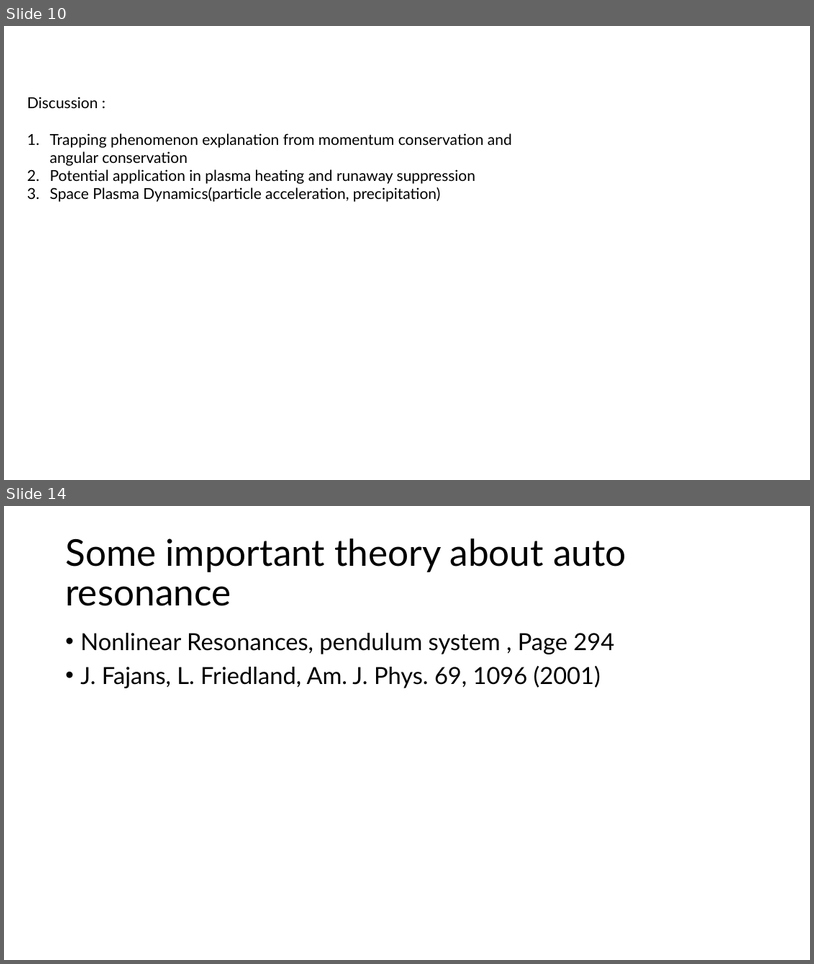
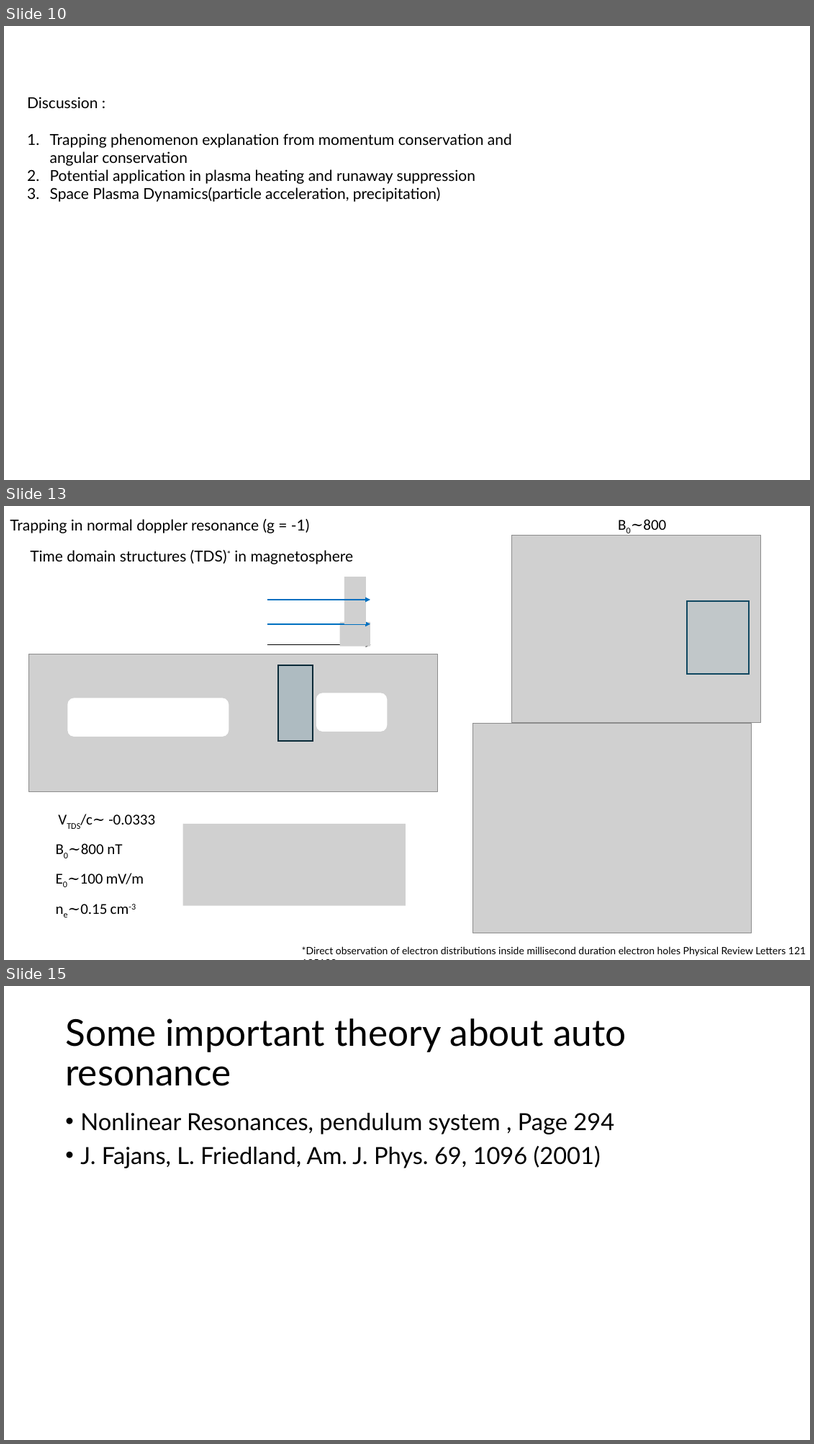
Before and after one commit to USTC-star/computer_share, a slide deck: paper modification/papers/Trapping analysis of a magnetic electron.pptx. Shown one above the other, each under a label of ours: slides 10 and 14 before the commit, slides 10, 13 and 15 after it; the slides between them are not shown. The pictures are 814x964 and 814x1444 pixels, drawn with LibreOffice and Linux fonts; fonts in the diff are those of the drawing; grey boxes stand for pictures. Boxes give left, top, right and bottom in pixels: in the first picture for what was removed or moved away, otherwise in the second. Text is boxed around its words. In the diff, an @@ line names an element or a change of style, - is before the commit and + after.

```diff
--- a/paper modification/papers/Trapping analysis of a magnetic electron.pptx
+++ b/paper modification/papers/Trapping analysis of a magnetic electron.pptx
@@ slide 13 added at [4,506,810,960], background #FFFFFF @@
@@ text added at [10,519,310,533], 18 pt, text #000000 @@
+Trapping in normal doppler resonance (g = -1)
@@ text added at [631,519,667,530], 18 pt, text #000000 @@
+B0∼800 nT
@@ picture added at [512,536,761,723] @@
@@ text added at [30,550,354,564], 18 pt, text #000000 @@
+Time domain structures (TDS)* in magnetosphere
@@ picture added at [571,557,718,581] @@
@@ rectangle added at [687,601,750,674], fill #156082 at 8% opacity, outline #104760 1.5 pt @@
@@ group added at [28,577,438,791]: 4 pictures, 3 arrows, 2 rounded rectangles, 1 rectangle @@
@@ picture added at [473,723,751,932] @@
@@ picture added at [183,824,406,906] @@
@@ group added at [67,813,155,914]: 4 texts @@
+VTDS/c∼ -0.0333
+B0∼800 nT
+E0∼100 mV/m
+ne∼0.15 cm-3
@@ text added at [302,946,806,956], 12 pt, text #000000 @@
+*Direct observation of electron distributions inside millisecond duration electron holes Physical Review Letters 121 135102
@@ what was slide 14 is now slide 15 @@
```
Also in this commit, not shown: 2 slides changed, 3 other slides added, 1 slide removed, 6 other files.
